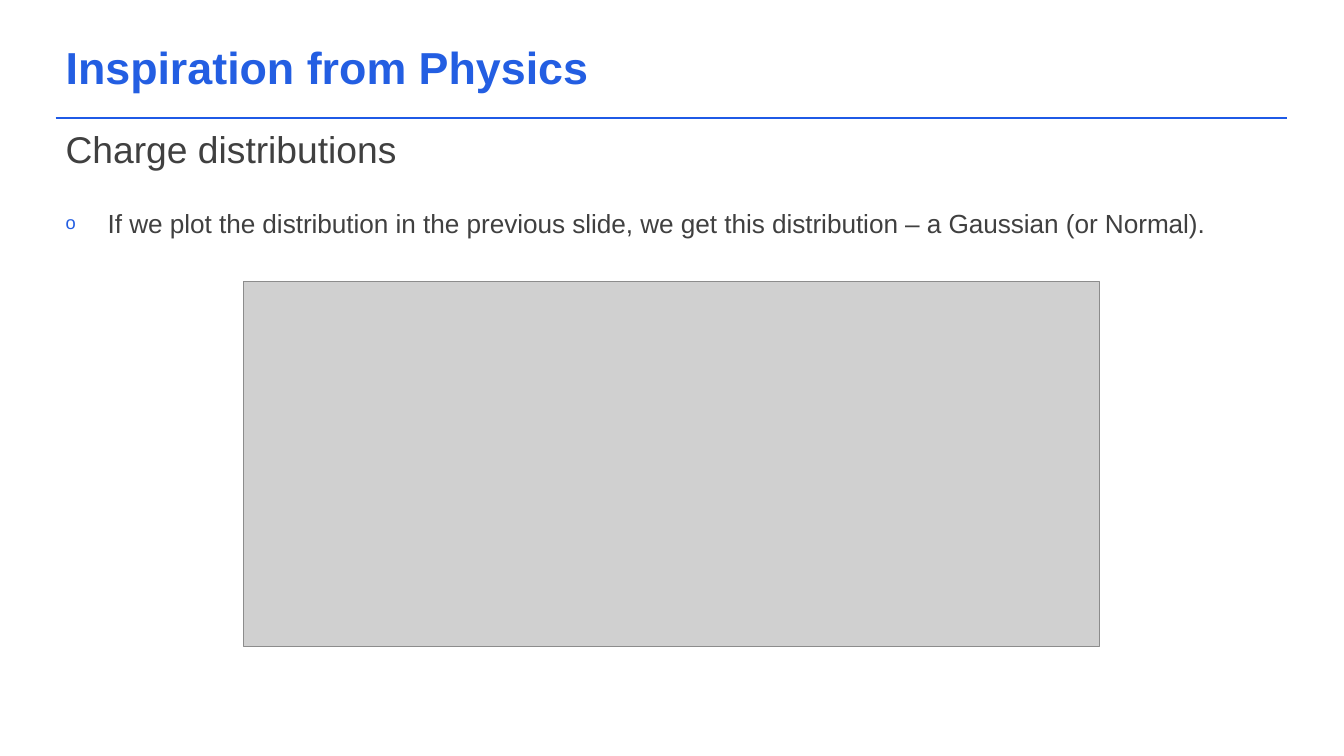
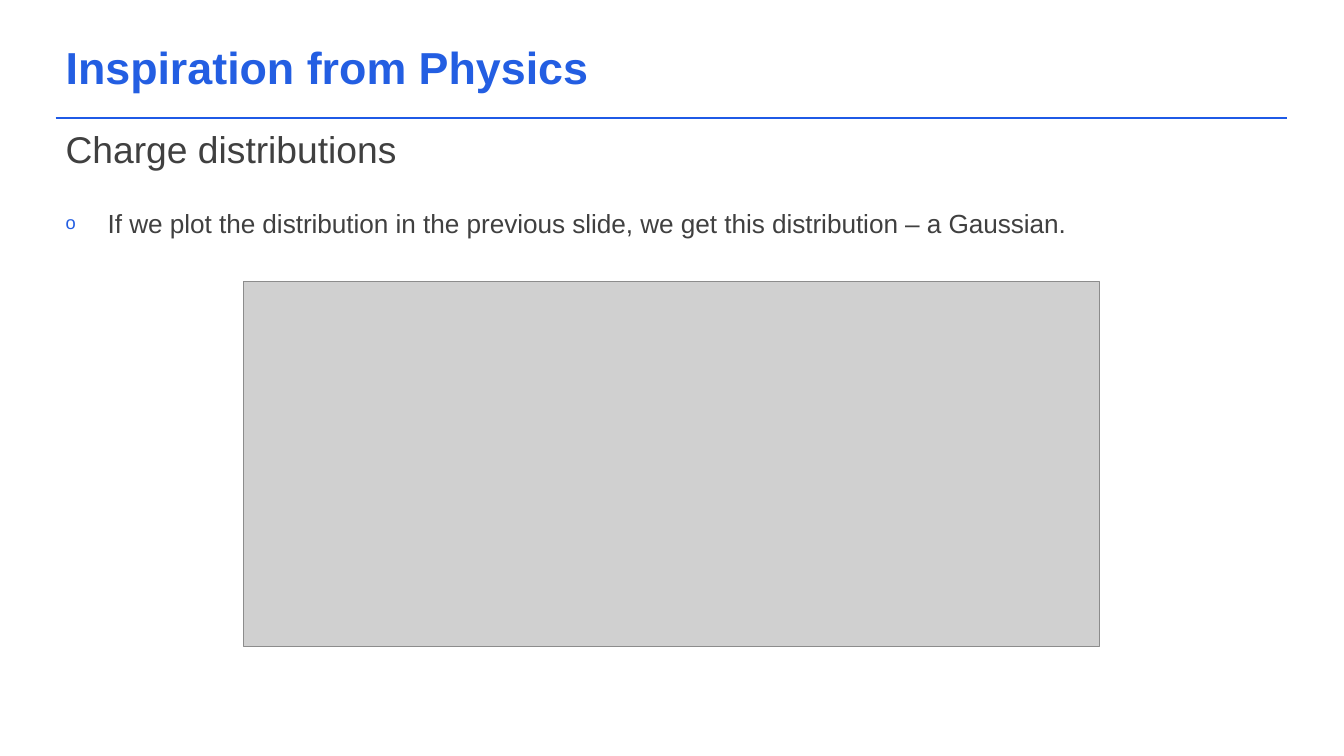
Before and after one commit to acceleratescience/diffusion-models, a slide deck: slide 3 of slides/2_Physics.pptx. Drawn at 1344x756 pixels with LibreOffice and Linux fonts; fonts in the diff are those of the drawing; grey boxes stand for pictures; background and template pictures are left out. Boxes give left, top, right and bottom in pixels: in the first picture for what was removed or moved away, otherwise in the second. Text is boxed around its words. In the diff, an @@ line names an element or a change of style, - is before the commit and + after.

```diff
--- a/slides/2_Physics.pptx
+++ b/slides/2_Physics.pptx
@@ text at <box>108,214,1066,239</box>: text changed @@
-o If we plot the distribution in the previous slide, we get this distribution – a Gaussian (or Normal).
+o If we plot the distribution in the previous slide, we get this distribution – a Gaussian.
```
Also in this commit, not shown: 2 other slides changed.
